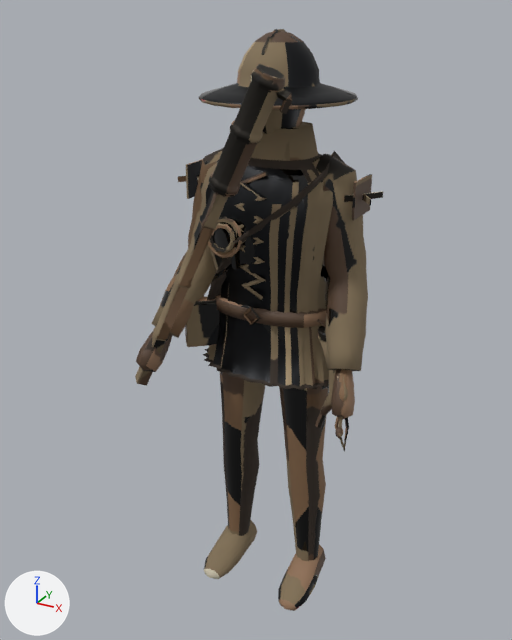
The glTF model Assets/Models/ArtBible/Enemies/Late/Handgunner/glTF/Handgunner.gltf as it was, and as the next commit left it.
Rendered twice from a camera (50 mm lens) standing at (0.915, -1.782, 1.829) and looking at (-0.047, -0.034, 0.955). Arrows for +X, +Y and +Z are at lower left; the lights stay in place. The picture after the commit comes second. Vertices at exactly the same position are counted once.

The scene before the commit, as lines of its bpy script (objects in view):
```python
me_handgunner = bpy.data.meshes.new('Handgunner')
me_handgunner.from_pydata(...)  # 3105 vertices, 6050 faces; spans x -0.34..0.34, y -0.32..0.23, z 0.0..1.78
me_handgunner.materials.append(mat_handgunner)
ob_handgunner = bpy.data.objects.new('Handgunner', me_handgunner)
ob_handgunner.location = (0.0, 0.0, 0.0)
```
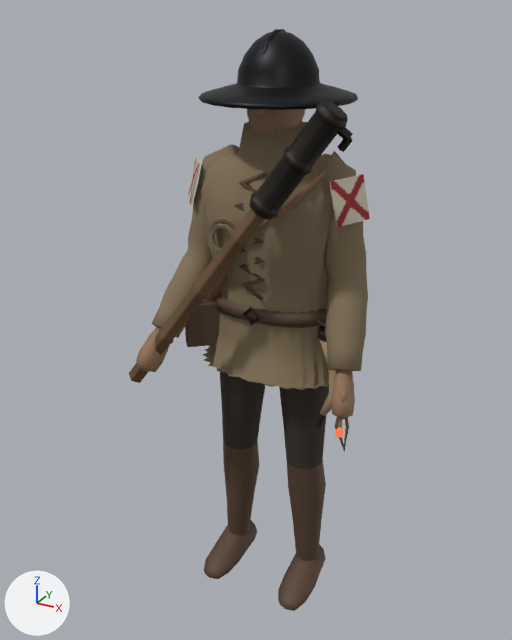
Location of each change, (x1, y1, x2, y2) in pixels of the pictures (512 x 640 px; the box of a moved part takes in the faces that stretch with it):
```json
{"object": "Handgunner", "change": "reshaped", "before": [135, 29, 383, 611], "after": [129, 29, 370, 611]}
{"part": 1, "of": "me_handgunner", "change": "moved or reshaped", "before": [276, 89, 291, 101], "after": [337, 127, 353, 139]}
{"part": 2, "of": "me_handgunner", "change": "moved or reshaped", "before": [280, 98, 292, 114], "after": [337, 137, 353, 152]}
{"part": 3, "of": "me_handgunner", "change": "moved or reshaped", "before": [209, 64, 285, 197], "after": [249, 100, 348, 219]}
{"part": 4, "of": "me_handgunner", "change": "moved or reshaped", "before": [135, 159, 383, 385], "after": [129, 157, 370, 383]}
{"part": 5, "of": "me_handgunner", "change": "surface changed", "before": [136, 29, 363, 611], "after": [136, 29, 363, 611]}
```

Edits to the scene script, one JSON object a line:
```json
{"block": "me_handgunner", "where": "# used by ob_handgunner; location = (0.0, 0.0, 0.0)"}
{"op": "remove", "block": "me_handgunner", "code": "me_handgunner.from_pydata(...)  # 3105 vertices, 6050 faces; spans x -0.34..0.34, y -0.32..0.23, z 0.0..1.78"}
{"op": "add", "block": "me_handgunner", "code": "me_handgunner.from_pydata(...)  # 3225 vertices, 6306 faces; spans x -0.36..0.34, y -0.32..0.23, z 0.0..1.78"}
{"block": "me_handgunner", "change": "me_handgunner part 1: the loose piece of 8 vertices spanning x 0.13..0.17, y -0.28..-0.25, z 1.63..1.67 is moved by (0.12, 0.07, -0.09)"}
{"block": "me_handgunner", "change": "me_handgunner part 2: the loose piece of 8 vertices spanning x 0.14..0.18, y -0.27..-0.25, z 1.61..1.65 is moved by (0.12, 0.08, -0.09)"}
{"block": "me_handgunner", "change": "me_handgunner part 3: the loose piece of 432 vertices spanning x -0.05..0.15, y -0.31..-0.22, z 1.39..1.71 is multiplied about its middle by the matrix ((0.975, -0.135, 0.177), (0.133, 0.991, 0.024), (-0.178, 0.0, 0.984)), then moved by (0.11, 0.06, -0.07)"}
{"block": "me_handgunner", "change": "me_handgunner part 4: 4 vertices moved within x -0.34..0.23, y -0.26..-0.05, z 0.79..1.38; 163 vertices removed from x -0.34..0.3, y -0.29..0.06, z 0.77..1.51; 283 vertices added at x -0.36..0.29, y -0.29..-0.01, z 0.78..1.45"}
{"block": "me_handgunner", "change": "me_handgunner part 5: 4634 kept faces spanning x -0.3..0.34, y -0.32..0.23, z 0.0..1.78 get new texture (UV) coordinates"}
```
